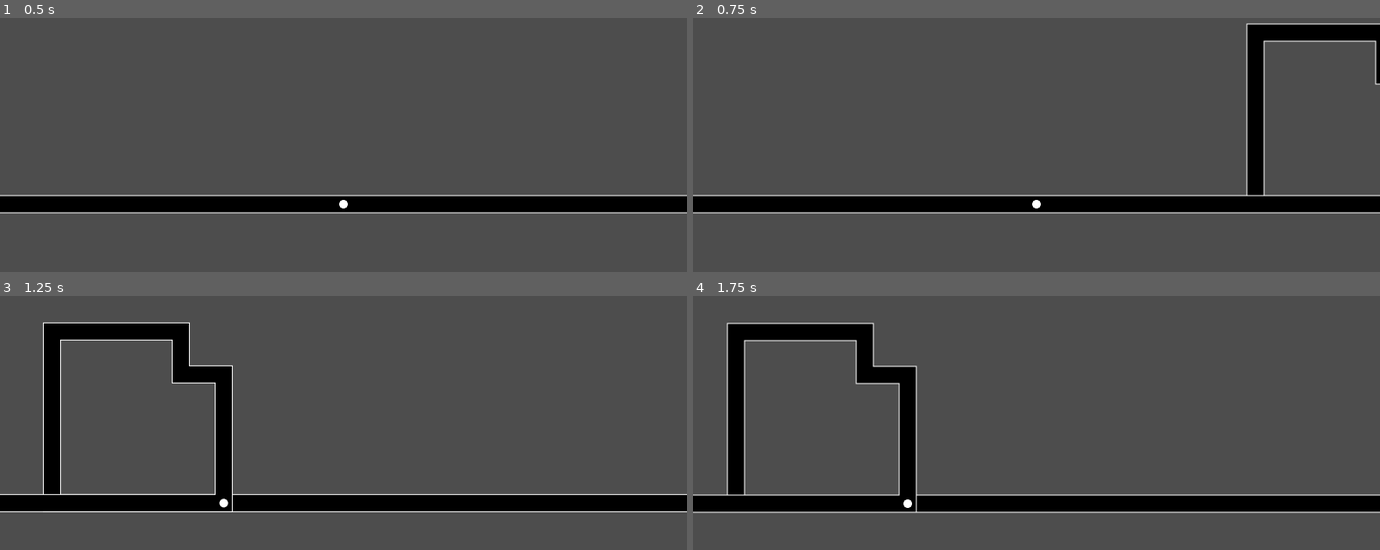
Above: before the commit, frames 1-4 (two rows, left to right).
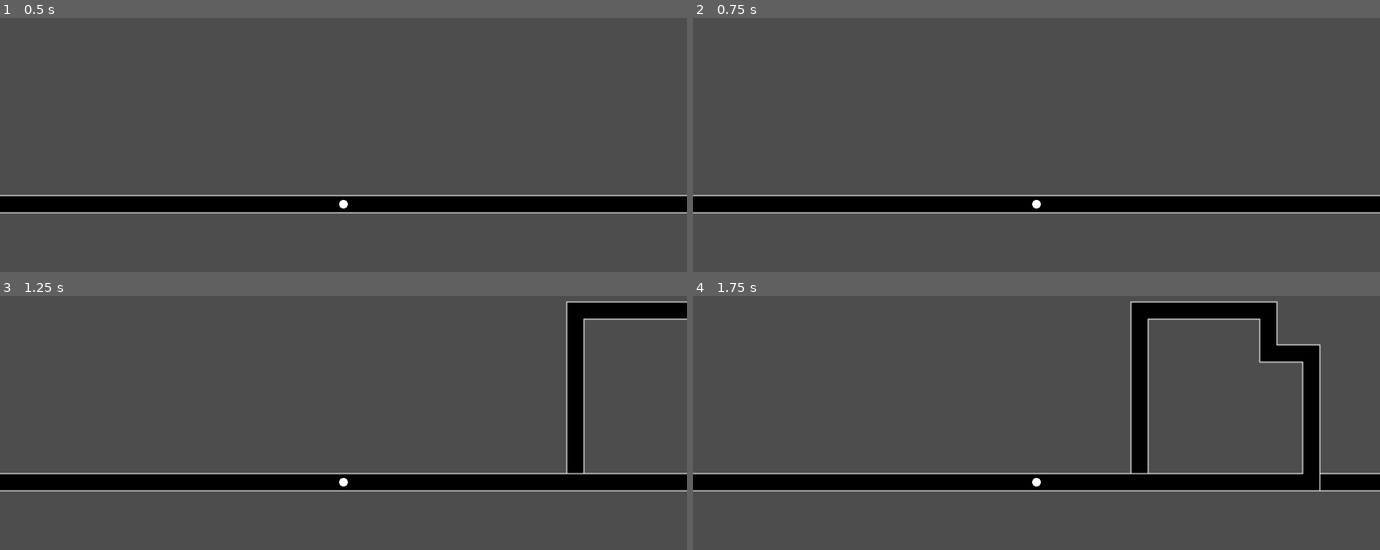
Above: after the commit, the same moments.

Repository: MoutonDemocrate/CHECK-IT-UP
Game: Godot game, scene res://scenes/main.tscn
Same seed, same stepped clock (60 frames per second), same inputs: the game is played once before the commit and once after it. Before the commit the project has no main scene; this scene is started directly in both runs.
Inputs:
- Up to frame 1 (0.5 s): no input
- Up to frame 2 (0.75 s): tap Enter at 0.5 s; hold Right (right) from 0.53 s (still down)
- Up to frame 3 (1.25 s): keep holding Right (right)
- Up to frame 4 (1.75 s): release Right (right) at 1.28 s; hold Down (down) from 1.28 s (still down)

Frame 1 is identical in both runs. In frame 2, 3.2% of the frame differs, in the area x 80-100%, y 2-70%; in frame 3, 22%; in frame 4, 25%, in the area x 0-100%, y 2-86%.

Commit message:
WOW
mario

Diff:
--- /dev/null
+++ b/assets/shaders/radial_fade.gdshader
@@ -0,0 +1,17 @@
+shader_type canvas_item;
+
+uniform float progress : hint_range(0.0, 1.0) = 0.5 ;
+uniform float flip : hint_range(-1.0, 1.0, 2.0) = 1.0 ;
+uniform sampler2D image ;
+
+void fragment() {
+	float angle = (progress)*PI/2.0;
+	vec4 col = textureLod(image, UV, 1.0) ;
+
+	if ((flip*atan(UV.x,(1.0 - UV.y)) < flip*angle)) {
+		col.a = 0.0;
+	}
+
+	COLOR = col ;
+	/*COLOR = vec4(col.r, col.g, col.b, floor(col.a*2.0 - 1.0)) ; */
+}
--- a/project.godot
+++ b/project.godot
@@ -11,6 +11,7 @@
 [application]
 
 config/name="CHECK IT UP"
+run/main_scene="res://scenes/main.tscn"
 config/features=PackedStringArray("4.1", "Forward Plus")
 config/icon="res://icon.svg"
 
@@ -18,6 +19,9 @@
 
 window/size/viewport_width=1600
 window/size/viewport_height=900
+window/size/mode=2
+window/size/borderless=true
+window/stretch/mode="viewport"
 
 [input]
 
--- a/scenes/World.gd
+++ b/scenes/World.gd
@@ -20,6 +20,9 @@
 	add_child(inter)
 	print("Inter loaded!")
 
+func _hide_inter() -> void:
+	inter.hide()
+
 func _load_next_level() -> void:
 
 	# Adding next level
--- a/scenes/level.gd
+++ b/scenes/level.gd
@@ -1,12 +1,16 @@
 extends Node2D
 
 @export var difficulty : int = 1
+var length : int
 
 func _ready():
-	null
+	pass
 
 func get_path_final_point_global() -> Vector2 :
 	return get_path_point_global($Path2D.curve.point_count - 1)
 
 func get_path_point_global(i : int) -> Vector2 :
 	return $Path2D.curve.get_point_position(i) + self.position + Vector2(50,-50)
+
+func _hide_path(node : int, progress : float) -> void :
+	$Path2D._hide_path(node, progress)
--- a/scenes/level.tscn
+++ b/scenes/level.tscn
@@ -16,11 +16,11 @@
 var points : Array[Vector2] = []
 var angle1 : int
 var angle2 : int
-var textureNode : TextureRect
+var textureNode : TextureBloc
 var distance : int
 var i_sup : int
 
-var texture_array : Array[TextureRect] = []
+var texture_array : Array[TextureBloc] = []
 
 var rlg : RandomLevelGenerator
 
@@ -48,15 +48,16 @@
 	distance = abs(points[i_sup].distance_to(points[i_sup-1]))/100 - 1
 
 	for j in range(0, distance) :
-		textureNode = TextureRect.new()
+		textureNode = TextureBloc.new()
 		self.add_child(textureNode)
 		textureNode.pivot_offset = Vector2(50,50)
 		textureNode.size = Vector2(100,100)
 		textureNode.position = points[i_sup] + (points[i_sup-1]-points[i_sup]).normalized()*(j+1)*100
-		textureNode.texture = load(\"res://assets/textures/paths/line_basic.png\")
+		textureNode.is_corner = false
 		if (points[i_sup]-points[i_sup-1]).normalized() == Vector2.UP or (points[i_sup]-points[i_sup-1]).normalized() == Vector2.DOWN :
 			textureNode.rotation = PI/2
 		texture_array.push_front(textureNode)
+		textureNode._update()
 
 	for i in range(len(points)-2, 0, -1) :
 
@@ -64,13 +65,14 @@
 		angle1 = (points[i]-points[i-1]).angle() /(PI/2)
 		angle2 = (points[i]-points[i+1]).angle() /(PI/2)
 
-		textureNode = TextureRect.new()
+		textureNode = TextureBloc.new()
 		self.add_child(textureNode)
 		textureNode.size = Vector2(100,100)
 		textureNode.position = points[i]
 		textureNode.pivot_offset = Vector2(50,50)
-		textureNode.texture = load(\"res://assets/textures/paths/corner_basic.png\")
+		textureNode.is_corner = true
 		texture_array.push_front(textureNode)
+		textureNode._update()
 
 		match angle1:
 			0:
@@ -94,22 +96,43 @@
 		distance = abs(points[i].distance_to(points[i-1]))/100 - 1
 
 		for j in range(0, distance) :
-			textureNode = TextureRect.new()
+			textureNode = TextureBloc.new()
 			self.add_child(textureNode)
 			textureNode.pivot_offset = Vector2(50,50)
 			textureNode.size = Vector2(100,100)
 			textureNode.position = points[i] + (points[i-1]-points[i]).normalized()*(j+1)*100
-			textureNode.texture = load(\"res://assets/textures/paths/line_basic.png\")
+			textureNode.is_corner = false
 			if (points[i]-points[i-1]).normalized() == Vector2.UP or (points[i]-points[i-1]).normalized() == Vector2.DOWN :
 				textureNode.rotation = PI/2
 			texture_array.push_front(textureNode)
+			textureNode._update()
 
-	textureNode = TextureRect.new()
+	textureNode = TextureBloc.new()
 	self.add_child(textureNode)
 	textureNode.size = Vector2(100,100)
 	textureNode.position = points[0]
-	textureNode.texture = load(\"res://assets/textures/paths/line_basic.png\")
+	textureNode.is_corner = false
 	texture_array.push_front(textureNode)
+	textureNode._update()
+
+func _hide_path(node : int, progress : float) -> void:
+	var nodes_passed : int = 1
+
+	var last_corner := 0
+	var i := 0
+	while node >= nodes_passed :
+		if texture_array[i].is_corner :
+			if nodes_passed - node == 0 :
+				for j in range(last_corner, last_corner + floorf((i-last_corner)*progress)+1) :
+					texture_array[j]._goodbye()
+			else :
+				for j in range(last_corner, i) :
+					texture_array[j]._goodbye()
+			last_corner = i
+			nodes_passed += 1
+			i += 1
+		else :
+			i += 1
 "
 
 [node name="level" type="Node2D"]
@@ -122,7 +145,8 @@
 script = SubResource("GDScript_vy5vq")
 
 [node name="PathFollow2D" type="PathFollow2D" parent="Path2D"]
-position = Vector2(-50, 550)
+position = Vector2(106.398, 550)
+progress = 156.4
 
 [node name="RandomLevelGenerator" type="Node" parent="."]
 script = ExtResource("2_cm3nc")
--- a/scenes/main.tscn
+++ b/scenes/main.tscn
@@ -50,6 +50,7 @@
 
 [node name="Camera2D" type="Camera2D" parent="."]
 position = Vector2(800, 450)
+editor_draw_limits = true
 script = ExtResource("4_tdvwj")
 
 [node name="UI" type="Control" parent="Camera2D"]
--- a/scenes/player.gd
+++ b/scenes/player.gd
@@ -2,13 +2,15 @@
 extends Node2D
 
 ## Speed of the player, in blocs per second
-@export var speed : float = 40.0
+@export var speed : float = 10.0
 
 signal leaving_inter
 signal first_node
 signal last_node
 signal entering_inter
 signal stopped_at_inter
+
+var line_progress : float
 
 var direction : Vector2
 
@@ -23,6 +25,7 @@
 
 func _ready():
 	last_node.connect($"../World"._load_inter)
+	first_node.connect($"../World"._hide_inter)
 	stopped_at_inter.connect($"../World"._inter_activities)
 
 func _set_player_green() -> void :
@@ -75,6 +78,11 @@
 				next_node = $"../World".level.get_path_point_global(node)
 				direction_to_next_node = calculate_next_node_direction()
 
+			line_progress = ((position - $"../World".level.get_path_point_global(node-1)).dot(direction)/(next_node - $"../World".level.get_path_point_global(node-1)).dot(direction))
+			if is_nan(line_progress) :
+				line_progress = 0.0
+			$"../World".level._hide_path(min(node,level_nodes_count), line_progress)
+
 		PlayerState.CORNER:
 			if direction_to_next_node == Vector2(
 				signf(Input.get_action_strength("right") - Input.get_action_strength("left")),
--- a/scenes/point_scenes/bloc_texture.gd
+++ b/scenes/point_scenes/bloc_texture.gd
@@ -1,29 +1,38 @@
-@tool
-extends Node2D
-
-@export var texture_bloc : Texture2D
-@onready var textureRect : TextureRect = $TextureRect
+class_name TextureBloc
+extends TextureRect
 
 @export var progress : float = 0.0
 var prog_f : float = 1.0
+var goodbye_progress := 0.0
+var pos_base : Vector2
+var min_f : float
+
+var is_tweened : bool = false
+
+func set_goodbye_progress(f : float) -> void :
+	print(f)
+	goodbye_progress = f
+	position = pos_base + Vector2(0, 75)*f
+	min_f = minf(min_f, f)
+	self_modulate = Color(1.0,1.0,1.0,(1.0-min_f))
 
 @export var is_corner : bool = false
 @export var flip : bool = false
 
 func _ready() -> void :
-	textureRect.texture = texture_bloc
-	textureRect.material = ShaderMaterial.new()
-	textureRect.material.shader = load("res://assets/shaders/line_fade.gdshader")
-	_set_progress(progress)
+	print("New bloc created")
 
-func _set_progress(new_prog : float) -> void :
-	progress = new_prog
-	textureRect.material.set_shader_parameter("progress", progress)
-	textureRect.material.set_shader_parameter("flip", -1)
-	if flip :
-		prog_f = 1.0 - progress
-		textureRect.material.set_shader_parameter("progress", prog_f)
-		textureRect.material.set_shader_parameter("flip", -1)
+func _update(new_prog : float = 1.0) -> void:
+	if is_corner :
+		texture = load("res://assets/textures/paths/corner_basic.png")
+	else :
+		texture = load("res://assets/textures/paths/line_basic.png")
 
-func _physics_process(_delta):
-	_set_progress(progress)
+
+func _goodbye() -> void :
+	if not pos_base :
+		pos_base = position
+	var tween : Tween
+	tween = create_tween()
+
+	tween.tween_method(set_goodbye_progress,0.0,1.0,0.1)
--- a/scenes/point_scenes/bloc_texture.tscn
+++ b/scenes/point_scenes/bloc_texture.tscn
@@ -1,22 +1,11 @@
-[gd_scene load_steps=5 format=3 uid="uid://ch6dows082cib"]
+[gd_scene load_steps=3 format=3 uid="uid://ch6dows082cib"]
 
 [ext_resource type="Script" path="res://scenes/point_scenes/bloc_texture.gd" id="1_uw408"]
-[ext_resource type="Texture2D" uid="uid://t8t540jim4mo" path="res://assets/textures/paths/line_basic.png" id="2_sdpj6"]
-[ext_resource type="Shader" path="res://assets/shaders/line_fade.gdshader" id="3_0s355"]
+[ext_resource type="Texture2D" uid="uid://t8t540jim4mo" path="res://assets/textures/paths/line_basic.png" id="2_v1ciw"]
 
-[sub_resource type="ShaderMaterial" id="ShaderMaterial_bdcbu"]
-shader = ExtResource("3_0s355")
-shader_parameter/progress = 1.43
-shader_parameter/flip = 1.0
-
-[node name="bloc_texture" type="Node2D"]
-script = ExtResource("1_uw408")
-texture_bloc = ExtResource("2_sdpj6")
-progress = -0.43
-flip = true
-
-[node name="TextureRect" type="TextureRect" parent="."]
-material = SubResource("ShaderMaterial_bdcbu")
+[node name="TextureBloc" type="TextureRect"]
 offset_right = 100.0
 offset_bottom = 100.0
-texture = ExtResource("2_sdpj6")
+texture = ExtResource("2_v1ciw")
+script = ExtResource("1_uw408")
+progress = 0.89
Not shown, added: assets/textures/ui/logo/check_it_up_logo.xcf
